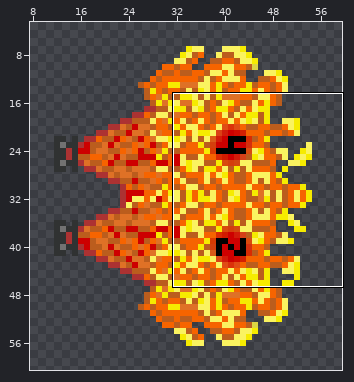
Pixel-art file -- laser.aseprite. The picture above shows the old version from afar; the outline marks the close-up.
Close-up. Before the edit:
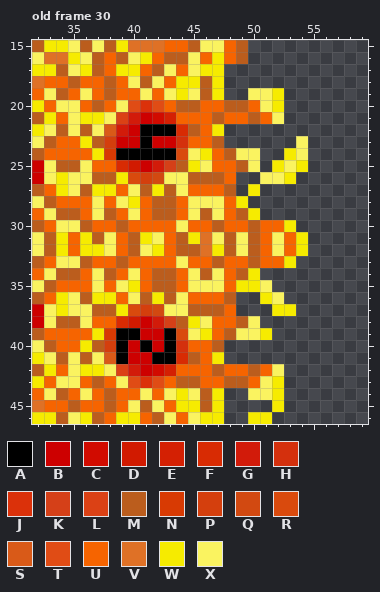
64x64 pixels, 30 frames. Colours within 5 levels of each other are drawn and written as one. Shown: old frame 30: x 32..59, y 15..46. The wide view leaves out empty margins.
Palette (. is transparent): A #000000  B #cd0000  C #d10b00  D #d11a00  E #d42003  F #d82b03  G #d21b0a  H #d4300d  J #db310a  K #d54018  L #db4115  M #bb5d1d  N #d83a03  P #d43f0d  Q #d24911  R #d94a0d  S #d95a18  T #e04c15  U #f66400  V #df7126  W #f6eb00  X #faf360
Pixels before, old frame 30, first column x 32:
15 MWWXMXMWVVVUUMXXUM.....
16 XVVWXMUMXWUMMXUWUM.....
17 WWMXWMUWWUMXUXWW.......
18 VUUMUUMUXMXUWWMW.......
19 UXMUXUMUUXUXWXMW..XXW..
20 WUXXUMUXTJTUMMUUMMUXW..
21 MWUXWWXLGBCEUUUMUUMUX..
22 WXMXMXSGBAAAFMUW.......
23 XMUUWMPBBABBHUUM......X
24 MUUUUWNAAAAARXWUMXX..WX
25 BXMMXUUFDBGKMWXUUMX.WXW
26 BXWXXMMWRPQXXMMMU..XXW.
27 MUWXMWWUXMWMXUUUM.W....
28 XMUUUXUXWUMMUXXXUW.....
29 UXMMUXMUXUMMUXMXUMW....
30 MUXXMUUMUUUUXUUMUUMUUW.
31 XMWUWMXUMWXUMWVXMXMUXUW
32 XMWUWWXUMXWUMMVWMXMUXUW
33 MUXXMUUMUUUUXUUMUUMUUW.
34 UXMMUXMUXUMMUXMXUMW....
35 XMUUUXUXWUMMUXXXUWWX...
36 MUWXMWWUXMWMXUUUM..WX..
37 BXWXXMMWRPQXXMMMU...WW.
38 BXMMXUUFDBGKMWXUUMX....
39 MUUUUWNAABBARXWUMXXW...
40 XMUUWMPABABAHUUM.......
41 WXMXMXSABBAAFMUW.......
42 MWUXWWXLGBCEUUUMUUMUX..
43 WUXXUMUXTJTUMMUUMMUXW..
44 UXMUXUMUUXUXWXMW..XXW..
45 VUUMUUMUXMXUWWMW....W..
46 WWMXWMUWWUMXUXWW..WW...
After:
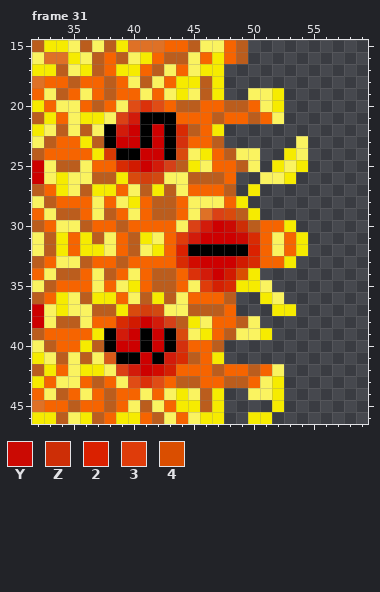
Colours new in this view: Y #cb0a03  Z #cd2e06  2 #da2100  3 #df3c0a  4 #da4e00
A new or re-ordered frame is compared with the old frame closest to it.
Difference:
frames 30 -> 31
Frame 31 is new; against old frame 30:
Colour M becomes colour 2 in row 32 at x 44 and 50.
Colour M becomes colour 3 in row 31 at x 44.
Colour X becomes colour 3 in row 35 at x 46.
Colour M becomes colour 4 in row 34 at x 49.
Colour B becomes colour A in row 21 at x 41; in row 23 at x 43; in row 39 at x 41; in row 41 at x 40.
Colour C becomes colour A in row 21 at x 42.
Colour E becomes colour A in row 21 at x 43.
Colour M becomes colour A in row 32 at x 45 and 48.
Colour N becomes colour A in row 39 at x 38.
Colour P becomes colour A in row 23 at x 38; in row 40 at x 38.
Colour S becomes colour A in row 22 at x 38.
Colour V becomes colour A in row 32 at x 46.
Colour W becomes colour A in row 32 at x 47.
Colour X becomes colour A in row 32 at x 49.
Colour A becomes colour B in row 22 at x 42; in row 24 at x 41 to 42; in row 39 at x 40; in row 40 at x 39.
Colour M becomes colour B in row 30 at x 47; in row 31 at x 48; in row 33 at x 47.
Colour U becomes colour B in row 33 at x 46 and 48.
Colour V becomes colour B in row 31 at x 46.
Colour X becomes colour B in row 31 at x 47; in row 34 at x 47.
Colour U becomes colour C in row 33 at x 45.
Colour U becomes colour D in row 33 at x 49; in row 34 at x 48.
Colour X becomes colour E in row 35 at x 47.
Colour M becomes colour F in row 31 at x 50; in row 33 at x 50.
Colour U becomes colour F in row 35 at x 48.
Colour X becomes colour F in row 33 at x 44.
Colour A becomes colour G in row 39 at x 39; in row 41 at x 43.
Colour M becomes colour G in row 34 at x 46.
Colour U becomes colour G in row 30 at x 46.
Colour W becomes colour G in row 31 at x 45.
Colour X becomes colour J in row 34 at x 45.
Colour U becomes colour L in row 30 at x 45.
Colour X becomes colour L in row 29 at x 47.
Colour U becomes colour R in row 29 at x 48.
Colour M becomes colour V in row 29 at x 46.
Colour U becomes colour Y in row 30 at x 48.
Colour X becomes colour Y in row 31 at x 49.
Colour U becomes colour Z in row 30 at x 49.
